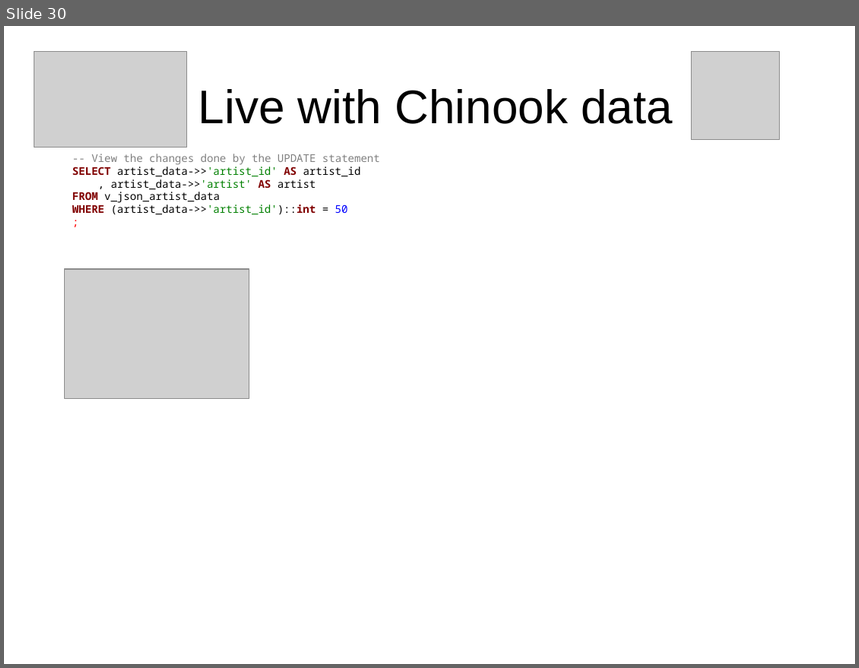
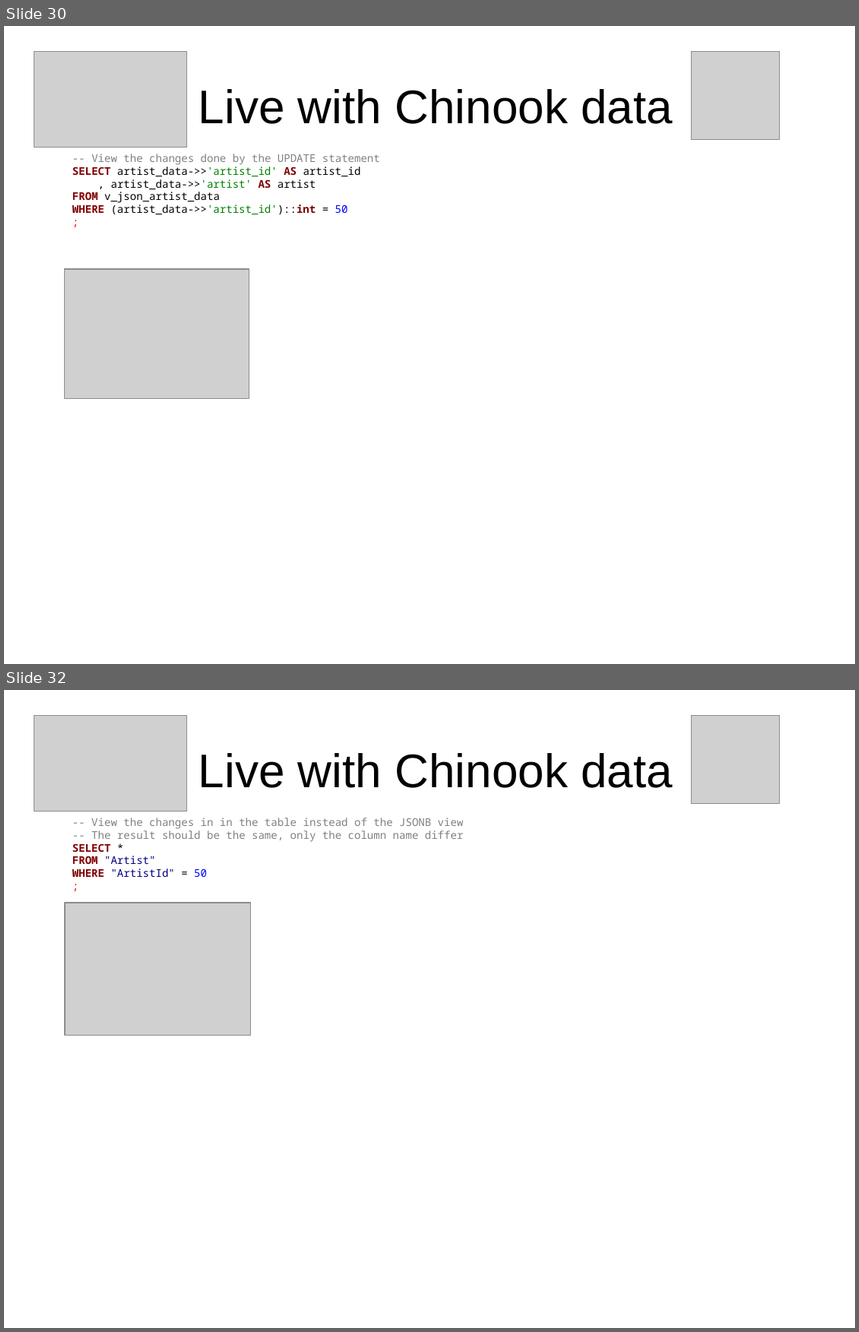
Before and after one commit to sjstoelting/talks, a slide deck: json-by-example/JSON-by-example.odp. Shown one above the other, each under a label of ours: slide 30 before the commit, slides 30 and 32 after it; the slides between them are not shown. The pictures are 859x668 and 859x1332 pixels, drawn with LibreOffice and Linux fonts; fonts in the diff are those of the drawing; grey boxes stand for pictures. Boxes give left, top, right and bottom in pixels: in the first picture for what was removed or moved away, otherwise in the second. Text is boxed around its words. In the diff, an @@ line names an element or a change of style, - is before the commit and + after.

```diff
--- a/json-by-example/JSON-by-example.odp
+++ b/json-by-example/JSON-by-example.odp
@@ slide 32 added at <box>4,690,855,1328</box>, background #FFFFFF @@
@@ picture added at <box>34,716,187,812</box> @@
@@ picture added at <box>692,716,779,803</box> @@
@@ title added at <box>199,753,673,788</box>, 44 pt, text #000000 @@
+Live with Chinook data
@@ text added at <box>72,818,464,877</box>, 10 pt, text #808080 @@
+-- View the changes in in the table instead of the JSONB view
+-- The result should be the same, only the column name differ
+SELECT *
+FROM "Artist"
+WHERE "ArtistId" = 50
+;
@@ picture added at <box>65,904,251,1036</box> @@
```
Also in this commit, not shown: 5 slides changed, 2 other slides added, 3 other files.
